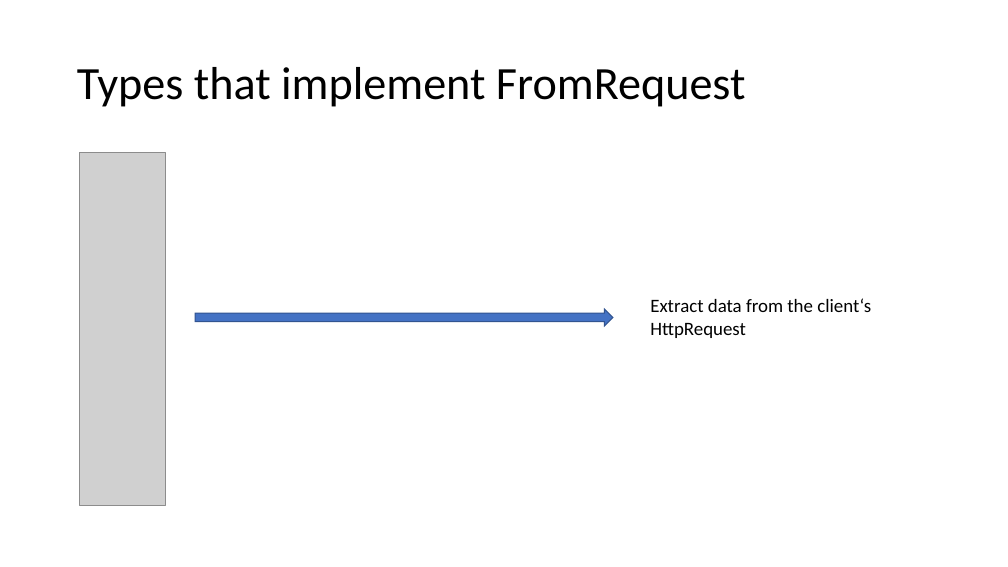
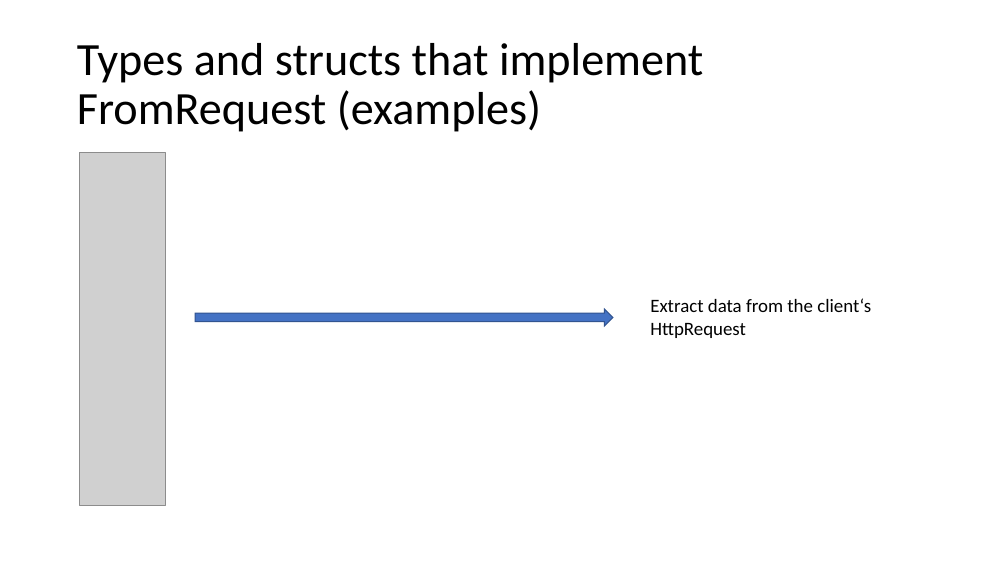
Before and after one commit to floscodes/actix_talk, a slide deck: slide 8 of Pres.pptx (slide 10 before the commit). Drawn at 1008x567 pixels with LibreOffice and Linux fonts; fonts in the diff are those of the drawing; grey boxes stand for pictures. Boxes give left, top, right and bottom in pixels: in the first picture for what was removed or moved away, otherwise in the second. Text is boxed around its words. In the diff, an @@ line names an element or a change of style, - is before the commit and + after.

```diff
--- a/Pres.pptx
+++ b/Pres.pptx
@@ title at (77,43,703,132): text changed @@
-Types that implement FromRequest
+Types and structs that implement FromRequest (examples)
```
Also in this commit, not shown: 3 other slides changed, 2 slides added, 1 slide removed, 5 other files.
